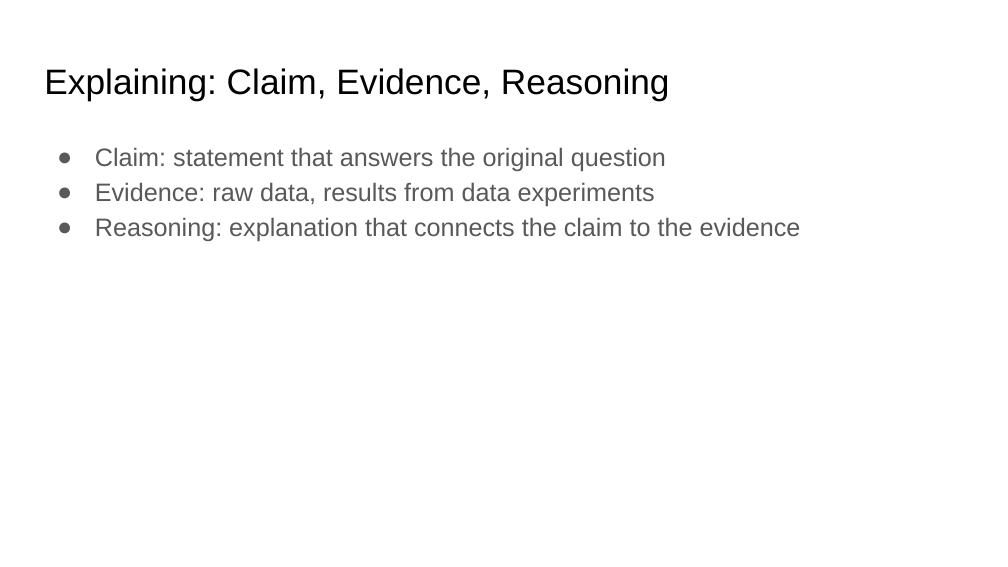
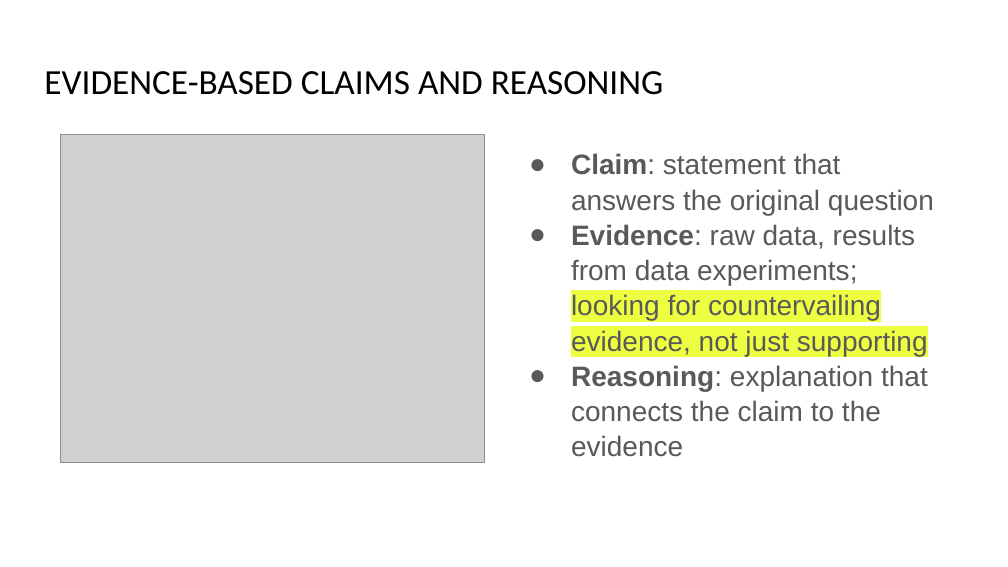
Before and after one commit to uchicago-dsi/data4all, a slide deck: slide 4 of Case 1 - Cholera/Lesson 8/Slides/Lesson_8_Lecture-2.pptx (slide 2 before the commit). Drawn at 1008x567 pixels with LibreOffice and Linux fonts; fonts in the diff are those of the drawing; grey boxes stand for pictures. Boxes give left, top, right and bottom in pixels: in the first picture for what was removed or moved away, otherwise in the second. Text is boxed around its words. In the diff, an @@ line names an element or a change of style, - is before the commit and + after.

```diff
--- a/Case 1 - Cholera/Lesson 8/Slides/Lesson_8_Lecture-2.pptx
+++ b/Case 1 - Cholera/Lesson 8/Slides/Lesson_8_Lecture-2.pptx
@@ title at bbox=[44, 71, 663, 95]: text changed; font Arial to Calibri @@
-Explaining: Claim, Evidence, Reasoning
+EVIDENCE-BASED CLAIMS AND REASONING
@@ picture added at bbox=[60, 135, 484, 463] @@
@@ text "Claim: statement that answers the ...": place and size @@
-text "Claim: statement that answers the ..." at bbox=[95, 147, 801, 241]
+text "Claim: statement that answers the ..." at bbox=[571, 153, 934, 457]
@@ text at bbox=[571, 153, 934, 457]: size 18 to 20 pt in "Claim: statement that answers the original question", "Reasoning: explanation that connects the claim to ..."; bold on in "Claim:", "Reasoning:"; indent changed; line spacing 1.15 to 1.05 @@
@@ text at bbox=[571, 224, 928, 356]: text changed; size 18 to 20 pt @@
-● Evidence: raw data, results from data experiments
+● Evidence: raw data, results from data experiments; looking for countervailing evidence, not just supporting
```
Also in this commit, not shown: 5 other slides changed, 2 slides added, 2 slides removed, 1 other file.
